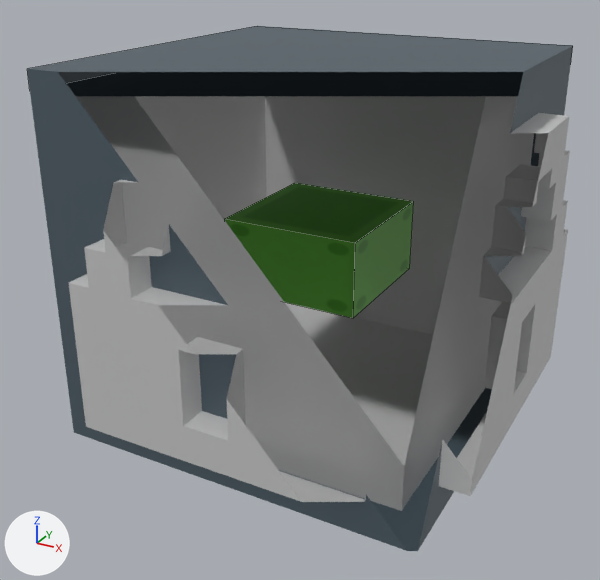
Before and after pictures for a commit that changed the Blender file resource/Materials/Model/edited_models_with_new_1024_texture/unlock.blend.
The view is the same before and after, from a 50 mm camera at (0.748, -1.455, 0.987) aimed at (-0.02, -0.058, 0.288). The lights are fixed; the arrows at lower left show +X, +Y and +Z. Mesh edges are drawn as thin lines on the coarser meshes. Everything nearer to the camera than a plane just in front of the edit is cut away.

Objects in the first picture: 'box', 'door', 'plate'.
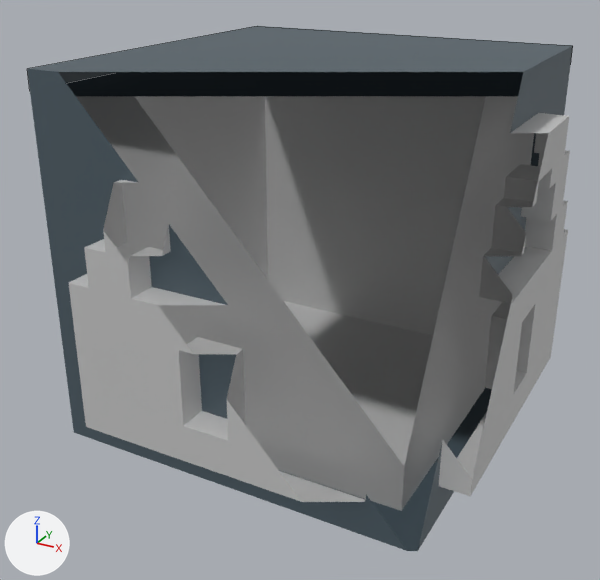
Changed parts and their boxes [x1, y1, x2, y2] in the pictures (600 x 580 px):
'plate', deleted (green)
    before: [225, 183, 414, 318]

What the commit changed:
Object 'plate' (ob_plate) is deleted.
